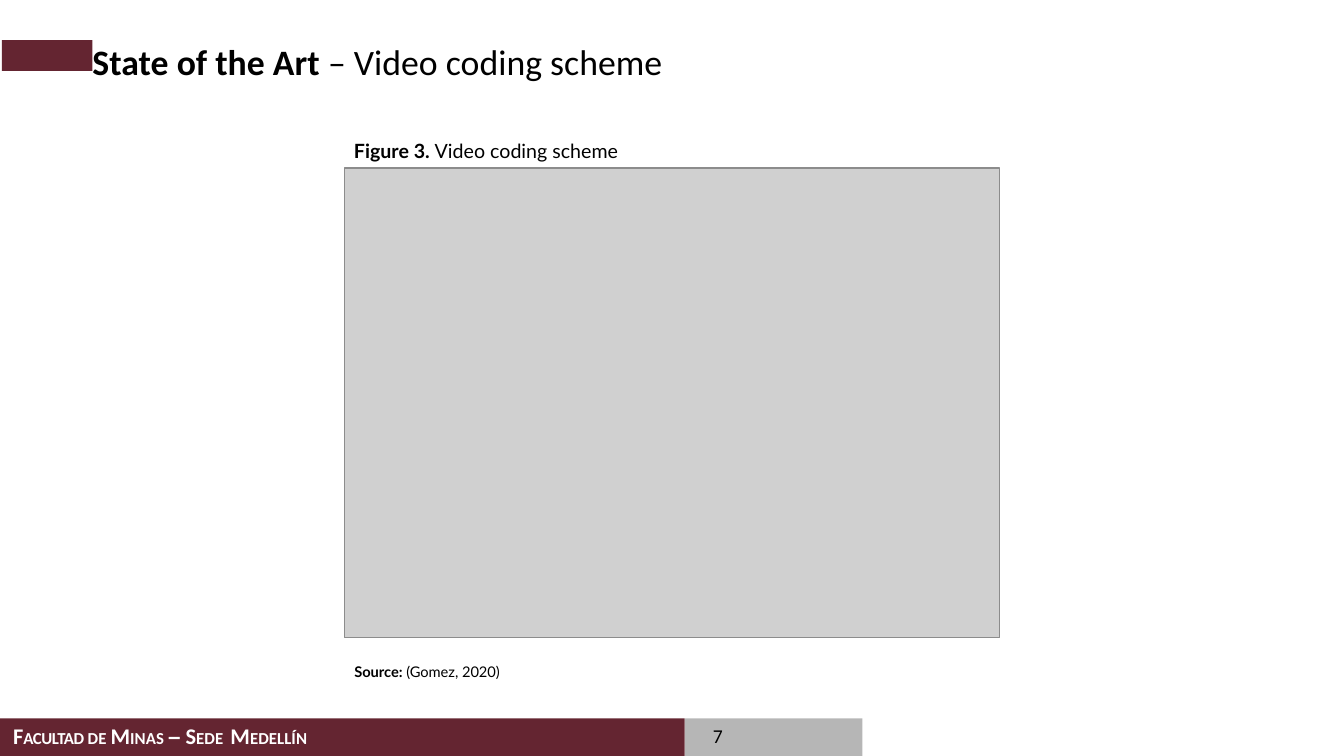
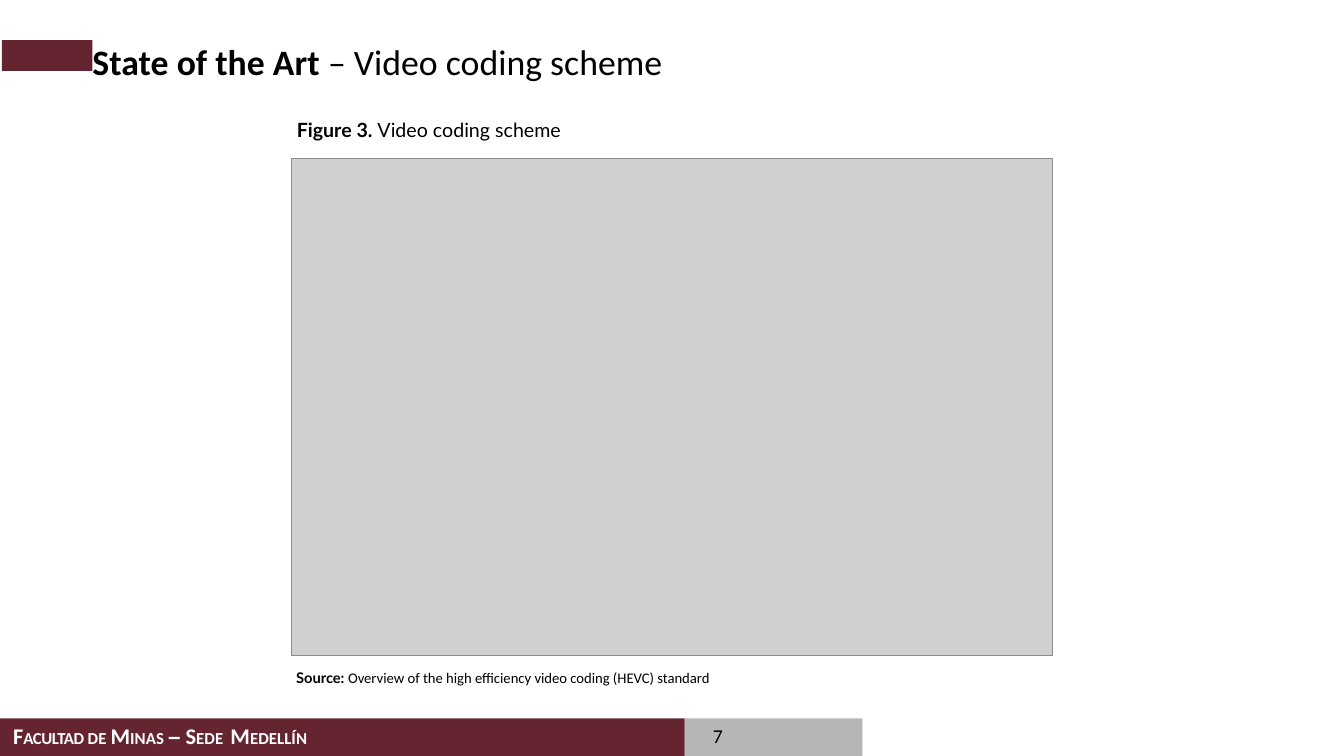
Before and after one commit to casalazarh/Examen-de-Calificacion-2020, a slide deck: slide 7 of presentation/Examen de Calificacion de Doctorado_Carlos_Alberto_Salazar.pptx. Drawn at 1344x756 pixels with LibreOffice and Linux fonts; fonts in the diff are those of the drawing; grey boxes stand for pictures; background and template pictures are left out. Boxes give left, top, right and bottom in pixels: in the first picture for what was removed or moved away, otherwise in the second. Text is boxed around its words. In the diff, an @@ line names an element or a change of style, - is before the commit and + after.

```diff
--- a/presentation/Examen de Calificacion de Doctorado_Carlos_Alberto_Salazar.pptx
+++ b/presentation/Examen de Calificacion de Doctorado_Carlos_Alberto_Salazar.pptx
@@ text "Figure 3. Video coding scheme": place and size @@
-text "Figure 3. Video coding scheme" at <box>354,143,618,162</box>
+text "Figure 3. Video coding scheme" at <box>297,122,561,141</box>
@@ picture: place and size @@
-picture at <box>345,168,1000,638</box>
+picture at <box>291,158,1054,655</box>
@@ text at <box>296,672,709,686</box>: text changed; font Lato to Calibri @@
-  Source: (Gomez, 2020)
+  Source: Overview of the high efficiency video coding (HEVC) standard
```
Also in this commit, not shown: 6 other slides changed.
